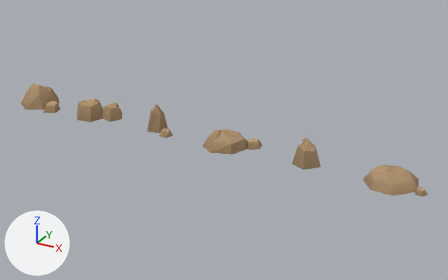
The glTF model assets/hellrider/environment/rocks.glb as it was, and as the next commit left it.
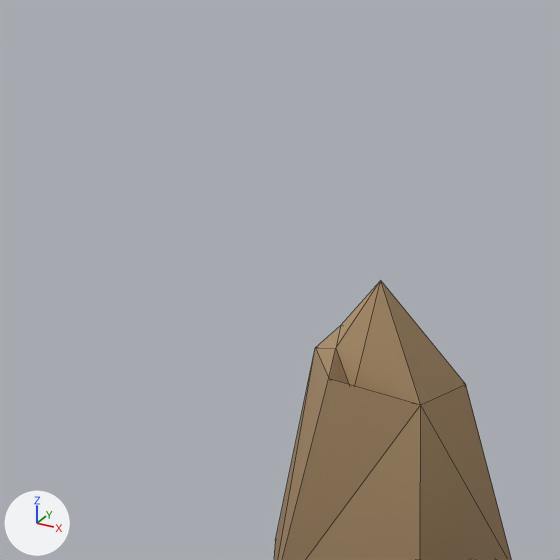
The first picture shows the older version from a 50 mm lens placed at (26.5, -42.0, 21.4), pointed at (2.9, 0.8, 0.0). The close-ups show the older and then the newer version on the part from 28% to 38% of the width and 29% to 46% of the height of that picture. Only the edits that show in the close-ups are written down. The axes (+X, +Y, +Z) are drawn at lower left. The lights are the same throughout. The close-ups show mesh edges as thin lines. Vertices at exactly the same position are counted once.

Objects in the first close-up: 'rock_spire'.
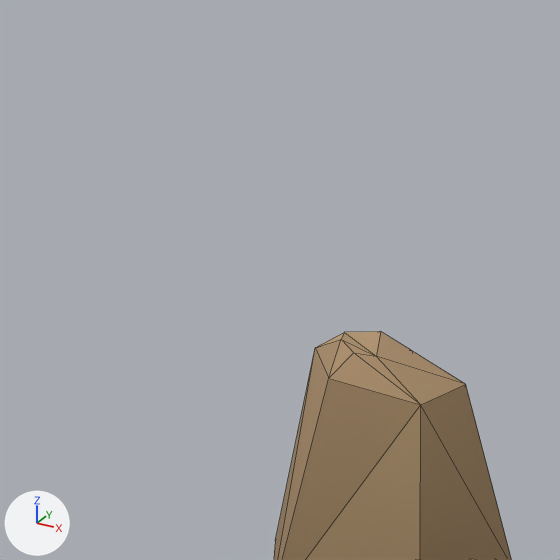
Boxes [x1, y1, x2, y2] around the edits, measured in the close-ups (560 x 560 px; the box of a moved part takes in the faces that stretch with it):
'rock_spire', reshaped
    before: [274, 281, 512, 560]
    after: [274, 331, 512, 560]
part 1 of me_rock_spire, moved or reshaped
    before: [315, 281, 465, 405]
    after: [315, 331, 465, 405]
part 2 of me_rock_spire, edited (looks the same)
    both: [274, 338, 512, 560]

What changed in the scene script:
```text
Change me_rock_spire:
    used by ob_rock_spire; location = (-3.0, 0.0, 0.0)
    remove me_rock_spire.from_pydata(...)  # 25 vertices, 42 faces; spans x -1.59..1.59, y -1.19..1.19, z 0.0..2.42
    add me_rock_spire.from_pydata(...)  # 25 vertices, 42 faces; spans x -1.59..1.59, y -1.19..1.19, z 0.0..1.94
    me_rock_spire part 1
    me_rock_spire.vertices[10].co: (-0.64, 0.54, 1.53) -> (-0.65, 0.44, 1.83)  # not seen -> pixel (380, 331)
    me_rock_spire.vertices[11].co: (-0.86, 0.22, 1.91) -> (-0.81, 0.19, 1.87)  # pixel (340, 325) -> pixel (344, 332)
    me_rock_spire.vertices[12].co: (-0.7, -0.08, 1.85) -> (-0.64, -0.09, 1.94)  # pixel (335, 348) -> pixel (341, 339)
    me_rock_spire.vertices[13].co: (-0.5, -0.18, 1.54) -> (-0.5, -0.13, 1.87)  # not seen -> pixel (353, 352)
    me_rock_spire.vertices[14].co: (-0.34, 0.03, 2.42) -> (-0.39, 0.0, 1.82)  # pixel (380, 280) -> pixel (376, 356)
    me_rock_spire part 2: 21 kept faces spanning x -1.59..0.37, y -0.87..1.19, z 0.0..1.94 get new vertex colours; the middle colour goes from brown #a58a67 to brown #ad906c
```
